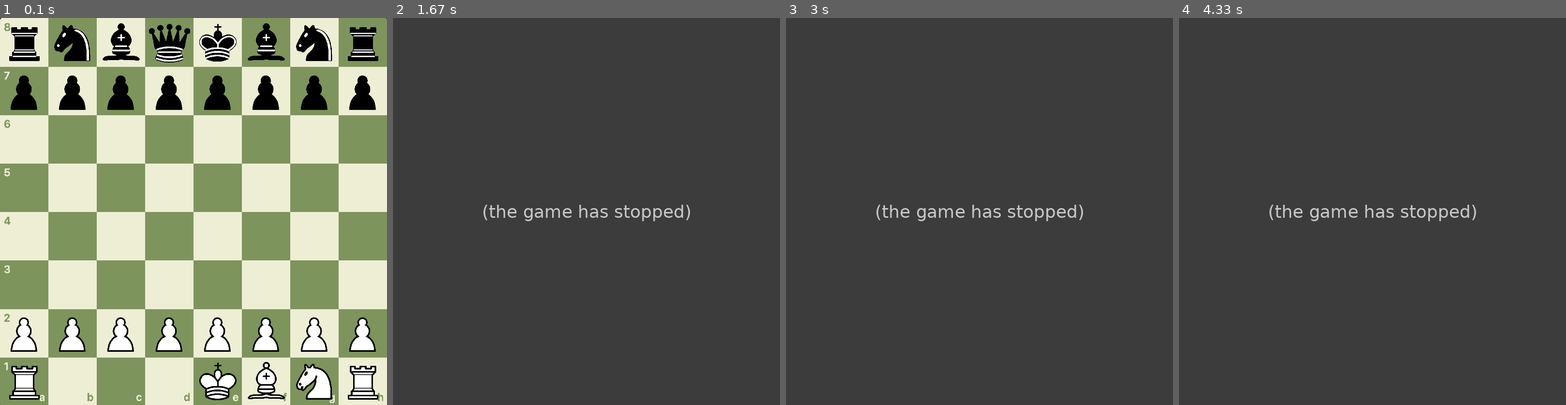
Above: before the commit, frames 1-4 (left to right).
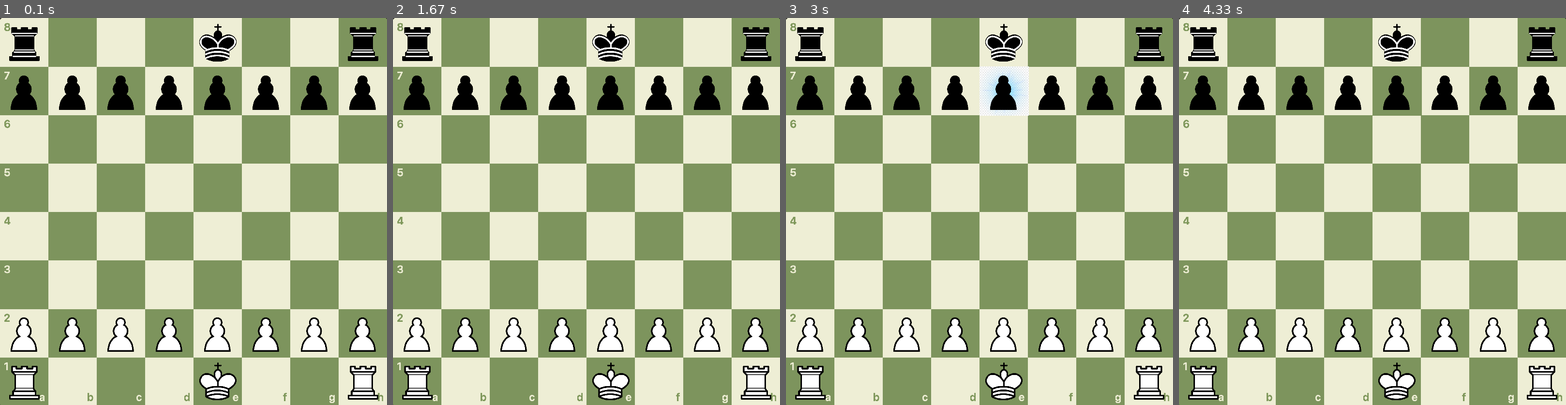
Above: after the commit, the same moments.

Repository: star14ms/Chess_AI
Game: pygame game, started from main.py
The game is run twice, just before and just after one commit, with the same random seed, the same clock (stepped at 60 frames per second) and the same inputs.
Inputs (mouse positions are in pixels of both pictures, inside the frame that each line leads up to):
- Up to frame 1 (0.1 s): no input
- Up to frame 2 (1.67 s): click (710, 199) at 0.38 s; press the mouse at (416, 41) at 0.7 s; move the mouse to (520, 176) at 0.8 s; release the mouse at (621, 308) at 0.93 s; press the mouse at (416, 41) at 1.2 s; move the mouse to (520, 126) at 1.3 s; release the mouse at (629, 211) at 1.43 s
- Up to frame 3 (3 s): press the mouse at (809, 41) at 1.9 s; move the mouse to (894, 56) at 2 s; release the mouse at (983, 72) at 2.13 s; move the mouse to (998, 95) at 2.7 s
- Up to frame 4 (4.33 s): click (1391, 95) at 3.12 s; move the mouse to (1341, 87) at 3.67 s; click (1341, 87) at 4.12 s

The runs differ from the first frame. In frame 1, 3.7% of the frame differs, in the area x 14-86%, y 1-99%; in frame 2, 100%, in the area x 0-100%, y 0-100%; in frame 3, 100%; in frame 4, 100%.
Error before the commit: TypeError: Pawn.move() takes 4 positional arguments but 5 were given (main.py line 554); the game stopped at 1.43 s (later frames are placeholders)

Commit message:
캐슬링 추가

Diff:
--- a/main.py
+++ b/main.py
@@ -102,12 +102,12 @@
 def do_init(): # 판에 말을 세팅해놓는다
 
     rook_b1 = Rook(board, 0, 0, 1)
-    knight_b1 = Knight(board, 1, 0, 1) #(1,0)좌표에 흑색 나이트 생성
-    bishop_bb = Bishop(board, 2, 0, 1)
-    queen_b = Queen(board, 3, 0, 1)
+    # knight_b1 = Knight(board, 1, 0, 1) #(1,0)좌표에 흑색 나이트 생성
+    # bishop_bb = Bishop(board, 2, 0, 1)
+    # queen_b = Queen(board, 3, 0, 1)
     king_b = King(board, 4, 0, 1)
-    bishop_bw = Bishop(board, 5, 0, 1)
-    knight_b2 = Knight(board, 6, 0, 1)
+    # bishop_bw = Bishop(board, 5, 0, 1)
+    # knight_b2 = Knight(board, 6, 0, 1)
     rook_b2 = Rook(board, 7, 0, 1)
 
     pawn_b1 = Pawn(board, 0, 1, 1) #(0,1)좌표에 흑색 폰 생성
@@ -133,8 +133,8 @@
     # bishop_ww = Bishop(board, 2, 7, -1)
     # queen_w = Queen(board, 3, 7, -1)
     king_w = King(board, 4, 7, -1)
-    bishop_wb = Bishop(board, 5, 7, -1)
-    knight_w2 = Knight(board, 6, 7, -1)
+    # bishop_wb = Bishop(board, 5, 7, -1)
+    # knight_w2 = Knight(board, 6, 7, -1)
     rook_w2 = Rook(board, 7, 7, -1)
 
 def screen_blit_initialized_board(): # 판과 세팅된 말 이미지를 띄운다
@@ -144,12 +144,12 @@
 
     # 흑의 말들
     screen.blit(img_rook_b,(0,0))
-    screen.blit(img_knight_b,(100,0))
-    screen.blit(img_bishop_b,(200,0))
-    screen.blit(img_queen_b,(300,0))
+    # screen.blit(img_knight_b,(100,0))
+    # screen.blit(img_bishop_b,(200,0))
+    # screen.blit(img_queen_b,(300,0))
     screen.blit(img_king_b,(400,0))
-    screen.blit(img_bishop_b,(500,0))
-    screen.blit(img_knight_b,(600,0))
+    # screen.blit(img_bishop_b,(500,0))
+    # screen.blit(img_knight_b,(600,0))
     screen.blit(img_rook_b,(700,0))
 
     for x in range(0, 1000, 100):
@@ -161,8 +161,8 @@
     # screen.blit(img_bishop_w,(200,700))
     # screen.blit(img_queen_w,(300,700))
     screen.blit(img_king_w,(400,700))
-    screen.blit(img_bishop_w,(500,700))
-    screen.blit(img_knight_w,(600,700))
+    # screen.blit(img_bishop_w,(500,700))
+    # screen.blit(img_knight_w,(600,700))
     screen.blit(img_rook_w,(700,700))
 
     for x in range(0, 1000, 100):
@@ -320,8 +320,8 @@
     print("chess xy :", to_move_chessboard_xy[0], to_move_chessboard_xy[1])
     print("np xy :", to_move_xy[0], to_move_xy[1])
 
-# 선택된 기물 이미지를 띄운다
-def screen_blit_selected_piece(win_xy):
+# 선택됬던 기물 이미지를 띄운다
+def screen_blit_selected_piece(selected_piece, win_xy):
 
     if str(type(selected_piece)) == "<class 'main_module.King'>":
         if whose_turn == -1:
@@ -358,6 +358,48 @@
             screen.blit(img_pawn_w,(win_xy[0], win_xy[1]))
         else:
             screen.blit(img_pawn_b,(win_xy[0], win_xy[1]))
+
+# 기물 이미지를 업데이트한다
+def screen_blit_all_pieces(board):
+
+    for y in range(8):
+        for x in range(8):
+
+            if str(type(board.board[y][x])) == "<class 'main_module.King'>":
+                if board.board[y][x].color == -1:
+                    screen.blit(img_king_w,(x*100, y*100))
+                else:
+                    screen.blit(img_king_b,(x*100, y*100))
+
+            elif str(type(board.board[y][x])) == "<class 'main_module.Queen'>":
+                if board.board[y][x].color == -1:
+                    screen.blit(img_queen_w,(x*100, y*100))
+                else:
+                    screen.blit(img_queen_b,(x*100, y*100))
+
+            elif str(type(board.board[y][x])) == "<class 'main_module.Rook'>":
+                if board.board[y][x].color == -1:
+                    screen.blit(img_rook_w,(x*100, y*100))
+                else:
+                    screen.blit(img_rook_b,(x*100, y*100))
+
+            elif str(type(board.board[y][x])) == "<class 'main_module.Knight'>":
+                if board.board[y][x].color == -1:
+                    screen.blit(img_knight_w,(x*100, y*100))
+                else:
+                    screen.blit(img_knight_b,(x*100, y*100))
+
+            elif str(type(board.board[y][x])) == "<class 'main_module.Bishop'>":
+                if board.board[y][x].color == -1:
+                    screen.blit(img_bishop_w,(x*100, y*100))
+                else:
+                    screen.blit(img_bishop_b,(x*100, y*100))
+
+            elif str(type(board.board[y][x])) == "<class 'main_module.Pawn'>":
+                if board.board[y][x].color == -1:
+                    screen.blit(img_pawn_w,(x*100, y*100))
+                else:
+                    screen.blit(img_pawn_b,(x*100, y*100))
 
 # 빈 타일 이미지를 띄운다
 def screen_blit_empty_tile(xy, win_xy):
@@ -381,7 +423,7 @@
         else:
             screen.blit(bright_tile,(win_xy[0], win_xy[1]))
 
-# 승진할 기물을 선택하는 이미지 띄우기
+# 승진할 기물을 선택하라는 이미지를 띄운다
 def screen_blit_about_promotion(to_move_xy, to_move_win_xy):
 
     screen_blit_empty_tile(to_move_xy, to_move_win_xy)
@@ -508,6 +550,10 @@
                     # 승진할 기물을 클릭하면 승진시키고 턴 전환
                     if promote(whose_turn, to_move_xy, to_move_win_xy) == "Completed":
 
+                        pygame.mixer.Sound.play(sound_promotion)
+                        promotionable = False
+                        whose_turn *= -1
+
                         selected_xy = []
                         selected_chessboard_xy = []
                         selected_win_xy = []
@@ -515,9 +561,6 @@
                         to_move_chessboard_xy = []
                         to_move_win_xy = []
 
-                        pygame.mixer.Sound.play(sound_promotion)
-                        promotionable = False
-                        whose_turn *= -1
 
                 # 기물 선택 단계
                 elif selected_xy == []:
@@ -527,13 +570,13 @@
                     print_xy_selected(selected_xy, selected_chessboard_xy)
 
                     # 클릭한 좌표의 말 가져오기
-                    selected_piece = board.board[selected_xy[1], selected_xy[0]] # board.board는 x, y를 뒤집어 인식함
+                    selected_piece = board.board[selected_xy[1]][selected_xy[0]] # board.board는 x, y를 뒤집어 인식함
 
                     # 자신의 말을 선택했을 때 기물 움직이기 단계로 이동
                     if (selected_piece != 0) and (selected_piece.color == whose_turn):
                         print(type(selected_piece))
                         screen.blit(img_selected,(selected_win_xy[0], selected_win_xy[1]))
-                        screen_blit_selected_piece(selected_win_xy)
+                        screen_blit_selected_piece(selected_piece, selected_win_xy)
 
                     else: # 빈공간이나 상대의 말을 선택했을 때 다시 선택
                         print("Try again")
@@ -547,14 +590,12 @@
                     # 클릭한 위치의 좌표 저장
                     save_xy_to_move()
 
-                    # 현재 타일 비우기
-                    screen_blit_empty_tile(selected_xy, selected_win_xy)
-
                     # move 함수 발동!
-                    moved = selected_piece.move(board, whose_turn, to_move_xy[0], to_move_xy[1])
+                    moved = selected_piece.move(board, to_move_xy[0], to_move_xy[1])
 
                     # 갈 수 있는 곳을 선택할 경우
-                    if (selected_xy != to_move_xy) and (moved != False):
+                    # if (selected_xy != to_move_xy) and (moved != False): # 원래 코드(+ move 함수 return False 감지)
+                    if (selected_xy != to_move_xy):
 
                         pygame.mixer.Sound.play(sound_place)
                         print_xy_to_move(to_move_xy, to_move_chessboard_xy)
@@ -565,6 +606,7 @@
                             whose_turn == 1) and (to_move_xy[1] == 7))):
 
                             # 승진할 기물을 선택하라는 이미지 띄우기
+                            screen_blit_empty_tile(selected_xy, selected_win_xy)
                             screen_blit_about_promotion(to_move_xy, to_move_win_xy)
 
                             # 폰 승진 단계로 이동
@@ -572,12 +614,14 @@
 
                         # 승진 할 수 없다면 턴 종료
                         else:
-                            screen_blit_selected_piece(to_move_win_xy)
+                            screen.blit(img_board,(0,0))
+                            screen_blit_all_pieces(board)
                             whose_turn *= -1
 
                     # 갈 수 없는 곳이나, 선택 했던 곳을 또 선택할 경우 선택 취소
                     else:
-                        screen_blit_selected_piece(selected_win_xy)
+                        screen_blit_empty_tile(selected_xy, selected_win_xy)
+                        screen_blit_selected_piece(selected_piece, selected_win_xy)
 
                         if (selected_xy == to_move_xy):
                             print("\nUnselect")
--- a/main_module.py
+++ b/main_module.py
@@ -247,19 +247,26 @@
         board.insert(x, y, self)
         self.moved = False # 캐슬링 조건 : 킹이 움직인 적이 없어야함
 
-    def move(self, board, whose_turn, x2, y2): # lr: 가만히 0, 오른쪽 1, 왼쪽 2 / ud: 가만히 0, 위쪽 1, 아래쪽 2
+    def move(self, board, x2, y2): # lr: 가만히 0, 오른쪽 1, 왼쪽 2 / ud: 가만히 0, 위쪽 1, 아래쪽 2
 
         # 기본 행마
         if (((x2 - self.p_x == -1) or (x2 - self.p_x == +1)) and (-1 <= y2-self.p_y <= 1)) or (
             ((y2 - self.p_y == -1) or (y2 - self.p_y == +1)) and (-1 <= x2-self.p_x <= 1)):
-            if (board.pos(x2, y2) != 0) and (board.pos(x2, y2).color == whose_turn): # 같은 색 기물이 있는 곳이면, 이동 실패
+            if (board.pos(x2, y2) != 0) and (board.pos(x2, y2).color == self.color): # 같은 색 기물이 있는 곳이면, 이동 실패
                 return False
+
         # 캐슬링
         elif (not self.moved):
             if (x2 - self.p_x == -2) and (board.pos(self.p_x-1, self.p_y) == 0) and (board.pos(self.p_x-2, self.p_y) == 0) and (board.pos(self.p_x-3, self.p_y) == 0):
-                board.move(0, 7, 3, 7) # 룩도 이동
+                if self.color == -1:
+                    board.move(0, 7, 3, 7) # 룩도 이동
+                else:
+                    board.move(0, 0, 3, 0)
             elif (x2 - self.p_x == +2) and (board.pos(self.p_x+1, self.p_y) == 0) and (board.pos(self.p_x+2, self.p_y) == 0):
-                board.move(7, 7, 5, 7)
+                if self.color == -1:
+                    board.move(7, 7, 5, 7)
+                else:
+                    board.move(7, 0, 5, 0)
             else:
                 return False
         else:
